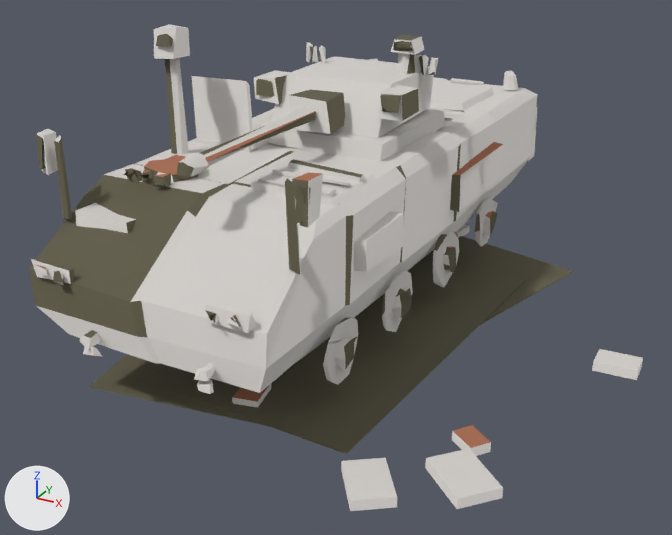
A saved change to the FBX model entregas/teo-modelado/restos-k8-7nov/SM_RestosDragon_v0_LOD0.fbx.
Before and after are seen from a camera (50 mm lens) standing at (5.78, -10.37, 5.66) and looking at (0.23, -0.29, 0.62). The axes (+X, +Y, +Z) are drawn at lower left. The lights are the same throughout. The older version comes first. Where no turn or scale is listed for an object, it has been applied to the vertices.

The first picture shows 'SM_bloques.restos_dragon_v0_LOD0'.
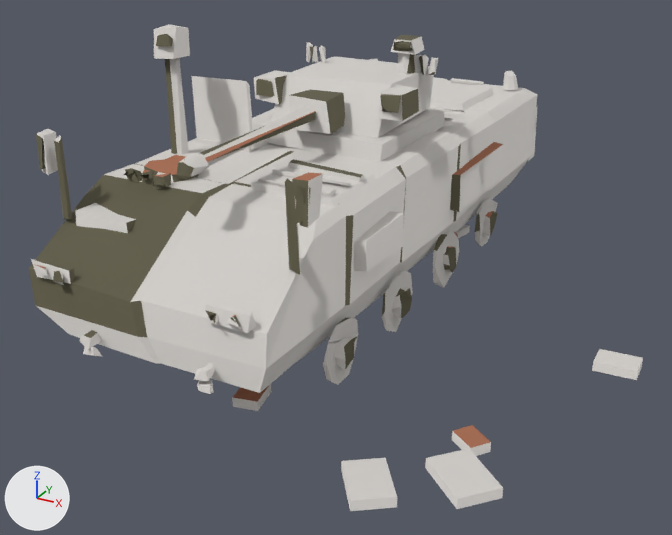
Pixel boxes [x1, y1, x2, y2] of what changed, in the pictures (672 x 535 px):
part 1 of me_sm_bloques_restos_dragon_v0_lod0_001, deleted
    before: [89, 252, 460, 426]
part 2 of me_sm_bloques_restos_dragon_v0_lod0_001, deleted
    before: [127, 253, 530, 454]
part 3 of me_sm_bloques_restos_dragon_v0_lod0_001, deleted (brown)
    before: [431, 236, 573, 325]

Edits to the bpy script that builds the scene:
```text
Change me_sm_bloques_restos_dragon_v0_lod0_001:
    used by ob_sm_bloques_restos_dragon_v0_lod0; location = (0.0, 0.0, 0.0)
    remove me_sm_bloques_restos_dragon_v0_lod0_001.from_pydata(...)  # 1196 vertices, 1213 faces; spans x -4.79..4.28, y -4.07..4.29, z 0.0..3.91
    add me_sm_bloques_restos_dragon_v0_lod0_001.from_pydata(...)  # 1172 vertices, 1195 faces; spans x -4.79..4.28, y -4.07..4.29, z 0.0..3.91
    me_sm_bloques_restos_dragon_v0_lod0_001 part 1: the loose piece of 8 vertices spanning x -2.02..1.8, y -3.52..2.2, z 0.01..0.03 is deleted
    me_sm_bloques_restos_dragon_v0_lod0_001 part 2: the loose piece of 8 vertices spanning x -1.05..2.24, y -3.26..2.11, z 0.02..0.04 is deleted
    me_sm_bloques_restos_dragon_v0_lod0_001 part 3: the loose piece of 8 vertices spanning x -1.6..2.74, y -2.66..3.27, z 0.0..0.02 is deleted
```
